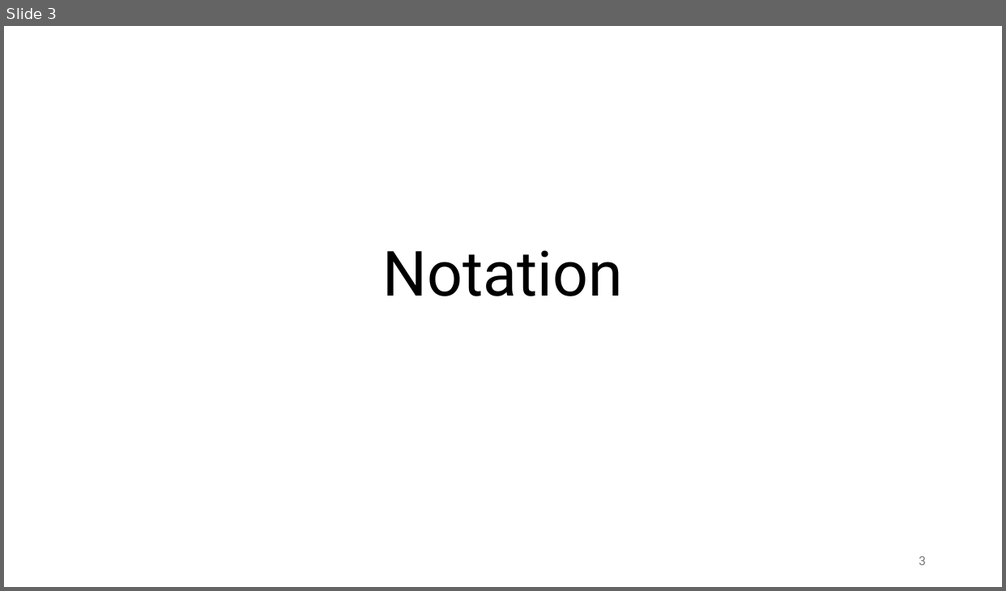
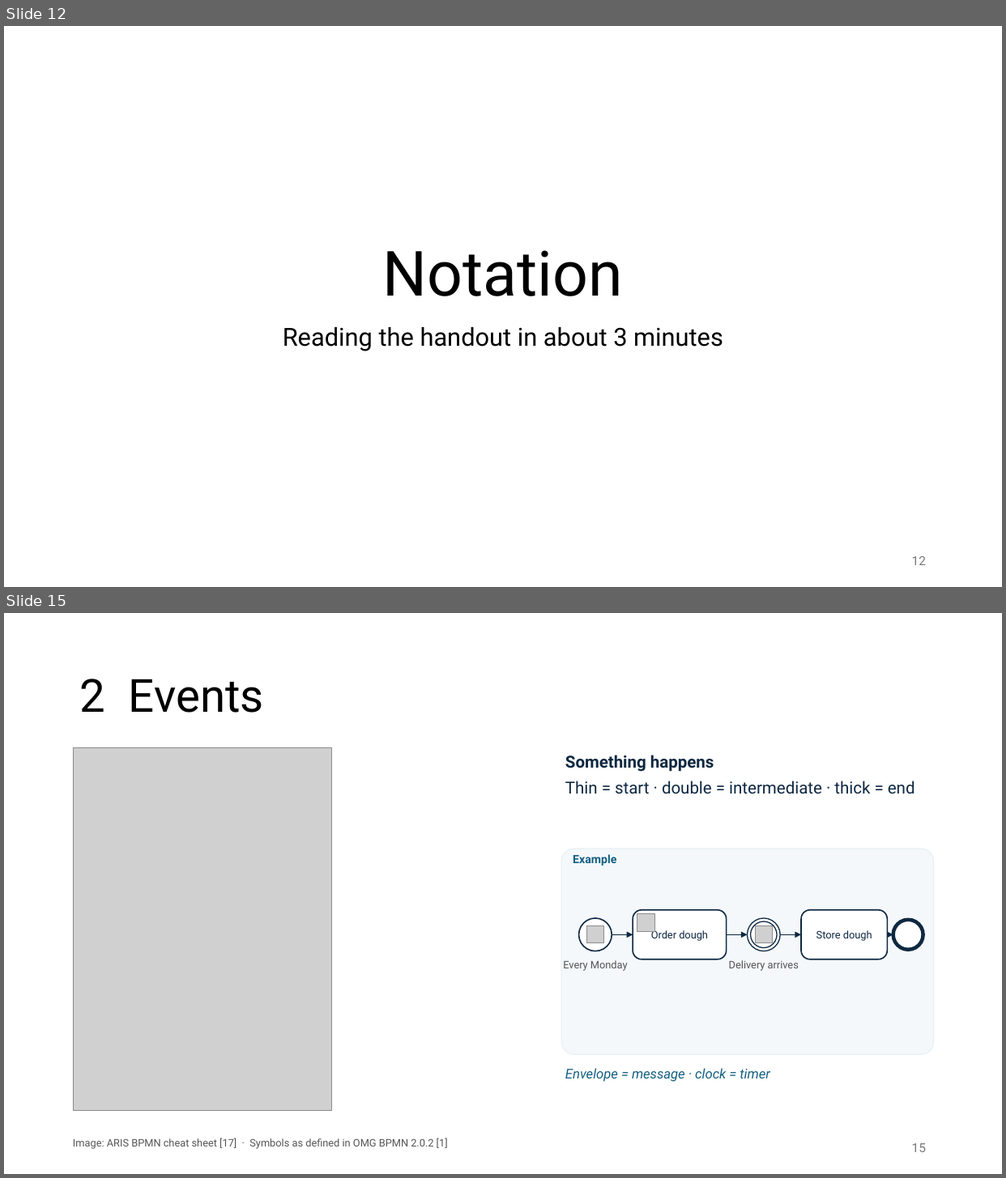
Before and after one commit to FontysVenlo/esd-2026-workshop-g03, a slide deck: BPMN Workshop.pptx. Shown one above the other, each under a label of ours: slide 3 before the commit, slides 12 and 15 after it; the slides between them are not shown. The pictures are 1006x591 and 1006x1178 pixels, drawn with LibreOffice and Linux fonts; fonts in the diff are those of the drawing; grey boxes stand for pictures. Boxes give left, top, right and bottom in pixels: in the first picture for what was removed or moved away, otherwise in the second. Text is boxed around its words. In the diff, an @@ line names an element or a change of style, - is before the commit and + after.

```diff
--- a/BPMN Workshop.pptx
+++ b/BPMN Workshop.pptx
@@ slide 15 added at [4, 613, 1002, 1174], background #FFFFFF @@
@@ title added at [80, 679, 264, 713], 44 pt, text #000000 @@
+2 Events
@@ picture added at [73, 747, 332, 1111] @@
@@ text added at [565, 755, 915, 794], 16 pt, text #0E2841 @@
+Something happens
+Thin = start · double = intermediate · thick = end
@@ rounded rectangle added at [562, 849, 934, 1054], fill #F4F8FA, outline #E8F1F6 1 pt @@
@@ text added at [573, 854, 616, 866], 11 pt, text #156082, bold @@
+Example
@@ ellipse added at [579, 918, 612, 952], fill #FFFFFF, outline #0E2841 1.25 pt @@
@@ picture added at [587, 926, 604, 944] @@
@@ rounded rectangle added at [633, 910, 727, 960], fill #FFFFFF, outline #0E2841 1.25 pt, 10 pt, text #0E2841 @@
+Order dough
@@ picture added at [637, 914, 655, 932] @@
@@ ellipse added at [748, 918, 780, 952], fill #FFFFFF, outline #0E2841 1 pt @@
@@ ellipse added at [750, 922, 777, 948], outline #0E2841 1 pt @@
@@ picture added at [756, 926, 773, 944] @@
@@ rounded rectangle added at [801, 910, 888, 960], fill #FFFFFF, outline #0E2841 1.25 pt, 10 pt, text #0E2841 @@
+Store dough
@@ ellipse added at [893, 920, 923, 950], fill #FFFFFF, outline #0E2841 3.5 pt @@
@@ arrow added from (612, 935) to (633, 935), #0E2841 1.25 pt @@
@@ arrow added from (727, 935) to (748, 935), #0E2841 1.25 pt @@
@@ arrow added from (780, 935) to (801, 935), #0E2841 1.25 pt @@
@@ arrow added from (888, 935) to (893, 935), #0E2841 1.25 pt @@
@@ text added at [563, 960, 628, 971], 10 pt, text #555555 @@
+Every Monday
@@ text added at [729, 960, 799, 971], 10 pt, text #555555 @@
+Delivery arrives
@@ text added at [565, 1068, 769, 1082], 13 pt, text #156082, italic @@
+Envelope = message · clock = timer
@@ text added at [73, 1138, 448, 1149], 10 pt, text #555555 @@
+Image: ARIS BPMN cheat sheet [17] · Symbols as defined in OMG BPMN 2.0.2 [1]
@@ page number added at [912, 1144, 926, 1152], 12 pt, text #797979 @@
+15
@@ what was slide 3 is now slide 12 @@
@@ slide 12 changed as well @@
@@ subtitle added at [283, 327, 723, 352], 24 pt, text #000000 @@
+Reading the handout in about 3 minutes
@@ page number at [912, 557, 926, 565]: text changed @@
-3
+12
```
Also in this commit, not shown: 7 other slides changed, 33 other slides added, 17 slides removed, 12 other files.
